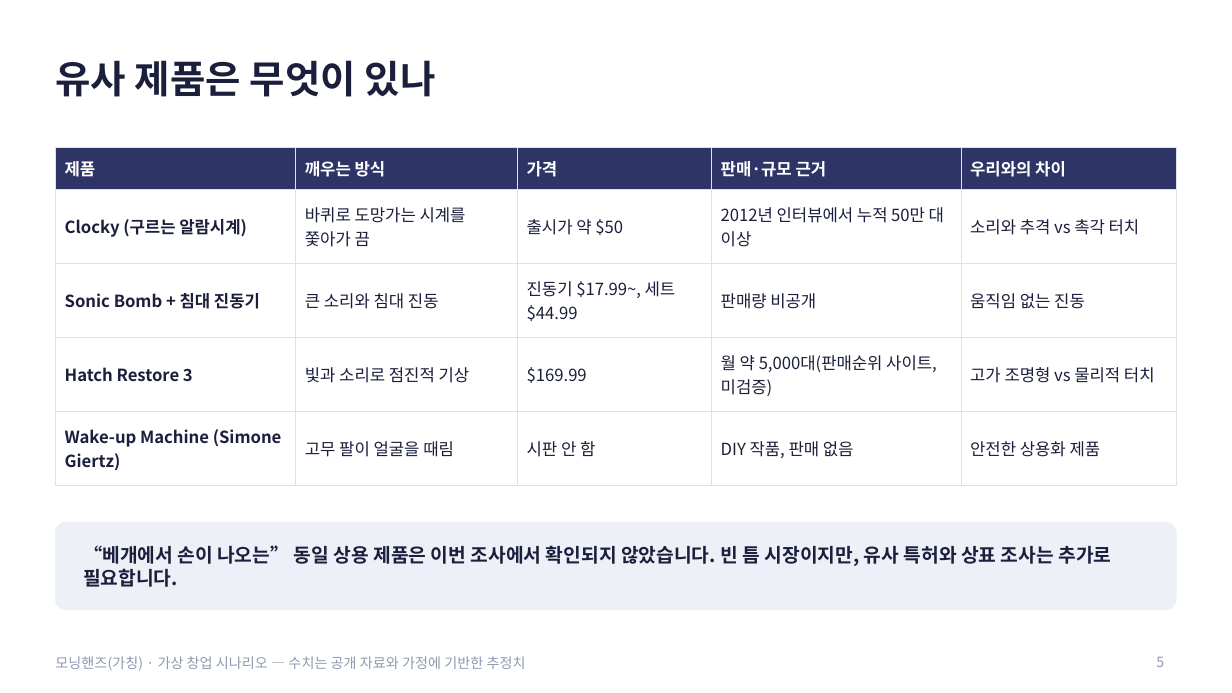
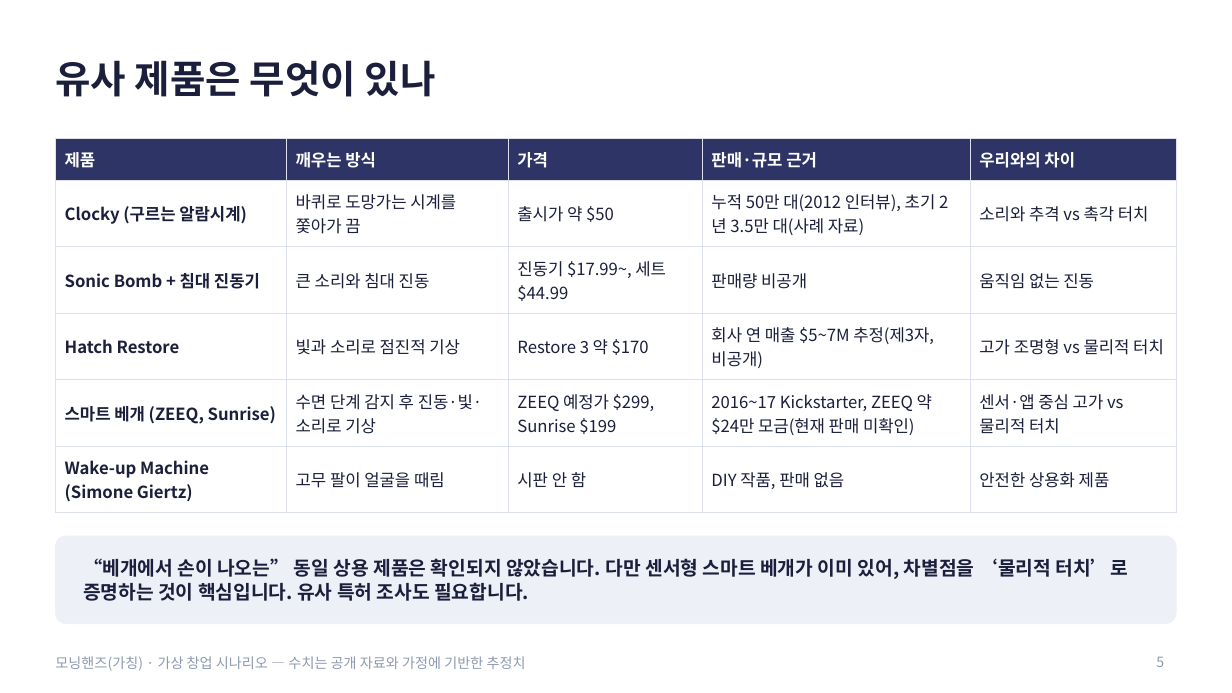
Before and after one commit to g975682-source/-, a slide deck: slide 5 of MorningHands_Business_Analysis.pptx. Drawn at 1232x693 pixels with LibreOffice and Linux fonts; fonts in the diff are those of the drawing. Boxes give left, top, right and bottom in pixels: in the first picture for what was removed or moved away, otherwise in the second. Text is boxed around its words. In the diff, an @@ line names an element or a change of style, - is before the commit and + after.

```diff
--- a/MorningHands_Business_Analysis.pptx
+++ b/MorningHands_Business_Analysis.pptx
@@ table at [55,139,1177,506] @@
-row 2, column 4: 2012년 인터뷰에서 누적 50만 대 이상
+row 2, column 4: 누적 50만 대(2012 인터뷰), 초기 2년 3.5만 대(사례 자료)
-row 4: Hatch Restore 3 | 빛과 소리로 점진적 기상 | $169.99 | 월 약 5,000대(판매순위 사이트, 미검증) | 고가 조명형 vs 물리적 터치
+row 4: Hatch Restore | 빛과 소리로 점진적 기상 | Restore 3 약 $170 | 회사 연 매출 $5~7M 추정(제3자, 비공개) | 고가 조명형 vs 물리적 터치
+row 5: 스마트 베개 (ZEEQ, Sunrise) | 수면 단계 감지 후 진동·빛·소리로 기상 | ZEEQ 예정가 $299, Sunrise $199 | 2016~17 Kickstarter, ZEEQ 약 $24만 모금(현재 판매 미확인) | 센서·앱 중심 고가 vs 물리적 터치
@@ table: place and size @@
-table at [55,148,1177,474]
+table at [55,139,1177,506]
@@ rounded rectangle: place and size @@
-rounded rectangle at [55,522,1177,610]
+rounded rectangle at [55,536,1177,624]
@@ text at [83,558,1128,601]: text changed @@
-“베개에서 손이 나오는” 동일 상용 제품은 이번 조사에서 확인되지 않았습니다. 빈 틈 시장이지만, 유사 특허와 상표 조사는 추가로 필요합니다.
+“베개에서 손이 나오는” 동일 상용 제품은 확인되지 않았습니다. 다만 센서형 스마트 베개가 이미 있어, 차별점을 ‘물리적 터치’로 증명하는 것이 핵심입니다. 유사 특허 조사도 필요합니다.
```
Also in this commit, not shown: 7 other slides changed, 3 slides added.
